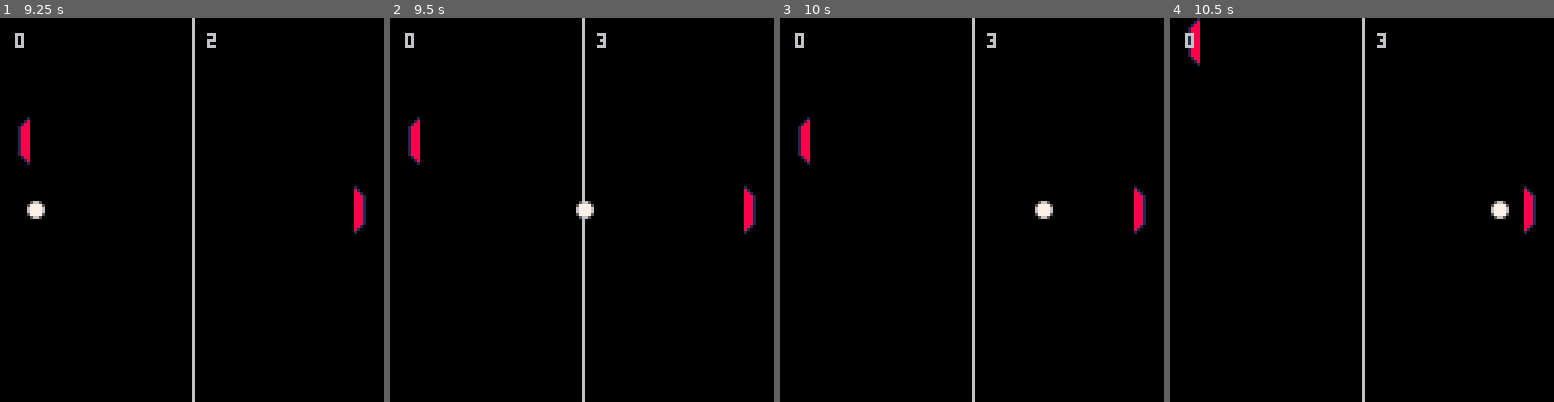
Above: before the commit, frames 1-4 (left to right).
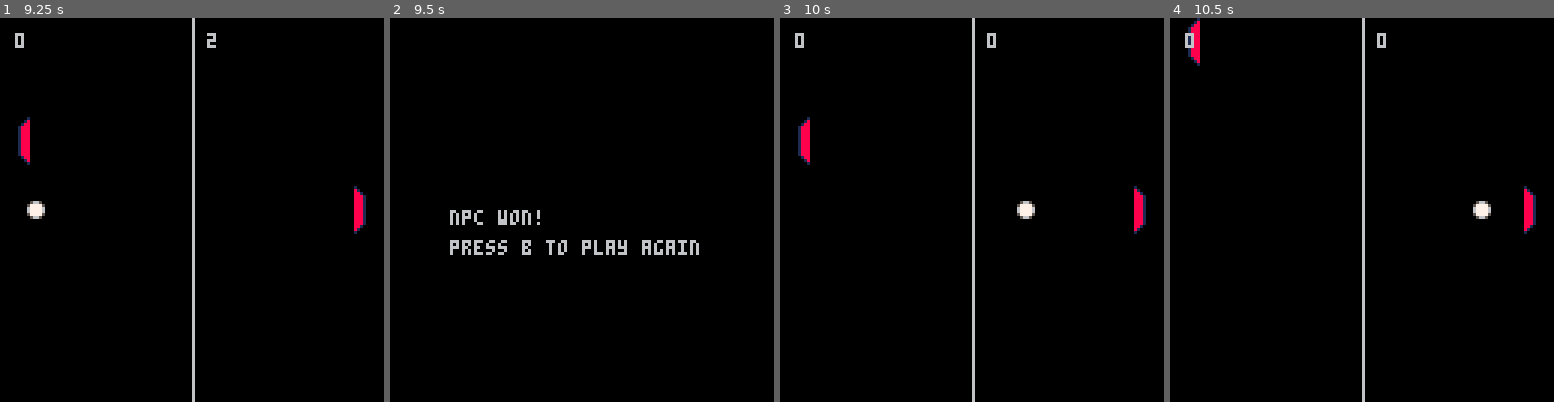
Above: after the commit, the same moments.

Repository: JScott/pico-carts
Game: PICO-8 cartridge pong.p8
The game is run twice, just before and just after one commit, with the same random seed, the same clock (stepped at 60 frames per second) and the same inputs.
Inputs:
- Up to frame 1 (9.25 s): tap O (Z key) at 0.33, 1.07, 2.22, 3.72, 5.22, 6.72, 8.22 s; tap Down at 0.7 s; tap X (X key) at 1.43, 2.07, 2.82, 3.57, 4.32, 5.07, 5.82, 6.57, 7.32, 8.07, 8.82 s; hold Up 1.97-2.63 s; hold Right 2.68-3.02 s; hold Down 3.07-3.73 s; hold Left 3.78-4.12 s; hold Up 4.17-4.5 s; hold Left 4.55-5.05 s; hold Right 5.1-5.93 s; hold Up 5.98-6.65 s; hold Right 6.7-7.03 s; hold Down 7.08-7.75 s; hold Left 7.8-8.13 s; hold Up 8.18-8.52 s; hold Left 8.57-9.07 s; hold Right from 9.12 s (still down)
- Up to frame 2 (9.5 s): keep holding Right
- Up to frame 3 (10 s): tap X (X key) at 9.57 s; tap O (Z key) at 9.72 s; release Right at 9.95 s
- Up to frame 4 (10.5 s): hold Up from 10 s (still down); tap X (X key) at 10.32 s

Frame 1 is identical in both runs. In frame 2, 3.1% of the frame differs, in the area x 3-96%, y 0-100%; in frame 3, 0.4%; in frame 4, 0.4%.

Commit message:
Win screen

Diff:
--- a/pong.p8
+++ b/pong.p8
@@ -39,6 +39,7 @@
   diry = 0,
   radius = 4
 }
+winner = nil
 
 -- acting
 
@@ -131,6 +132,7 @@
     scored = true
     npc.score += 1
   end
+  check_for_winner()
   if scored then reset_ball() end
 end
 
@@ -142,6 +144,14 @@
   ball.bounces = 0
 end
 
+function check_for_winner()
+  if player.score >= 3 then
+    winner = "player"
+  elseif npc.score >= 3 then
+    winner = "npc"
+  end
+end
+
 function ball_hitting(paddle)
   return ball.x-ball.radius < paddle.x
      and ball.x+ball.radius > paddle.x
@@ -149,16 +159,40 @@
      and ball.y >= paddle.y-8
 end
 
+function reset_game()
+  reset_ball()
+  player.score = 0
+  npc.score = 0
+  winner = nil
+end
+
 function _update()
-  move_player()
-  move_npc()
-  move_ball()
+  if winner then
+    if button("b") then reset_game() end
+  else
+    move_player()
+    move_npc()
+    move_ball()
+  end
 end
 
 -- drawing
 
 function _draw()
   cls()
+  if winner then
+    draw_win_screen()
+  else
+    draw_game_screen()
+  end
+end
+
+function draw_win_screen()
+  print(winner.." won!",20,half)
+  print("press b to play again",20,half+10)
+end
+
+function draw_game_screen()
   line(half,0,half,width)
   draw_paddle(player)
   draw_paddle(npc)
